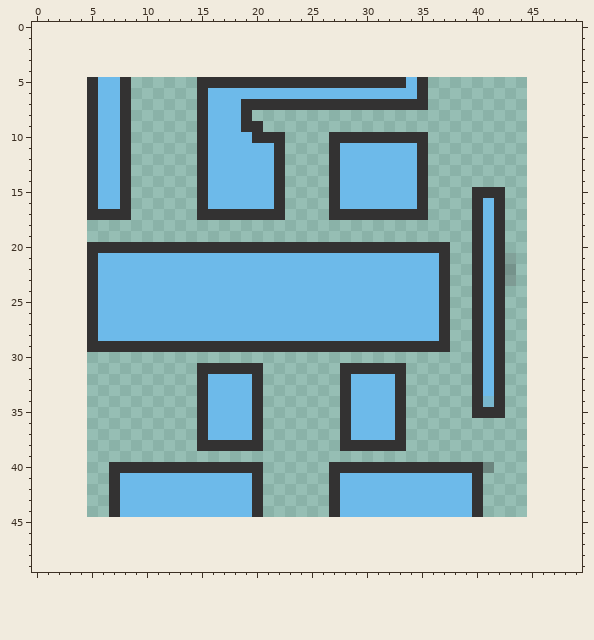
Pixel-art sprite, stored at images/person.png. Above is the file before it was changed.
The file is 40x40 pixels. Pixels under 10% opacity are left out. Colours within 5 levels of each other are drawn and written as one. The old version is drawn lined up with the new one, on the new canvas.
The result:
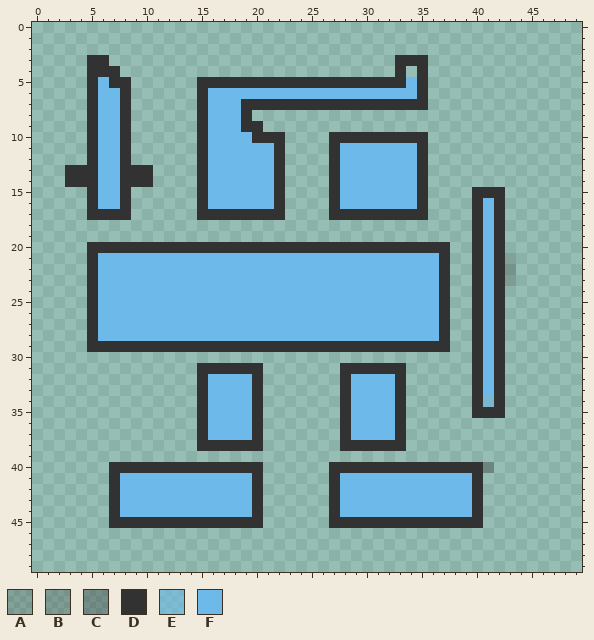
Palette (. is transparent): A #33323235  B #3332323f  C #33323258  D #333232  E #6dbaea93  F #6dbaea
Change:
canvas 40x40 -> 50x50, the old top-left corner now at 5,5
There is now colour D in row 3 at x 5 to 6 and 33 to 35; in row 4 at x 5 to 7, 33 and 35; in rows 13 to 14 at x 3 to 4 and 9 to 10; in row 45 at x 7 to 20 and 27 to 40.
The edit turns colour F into colour D in row 5 at x 7.
